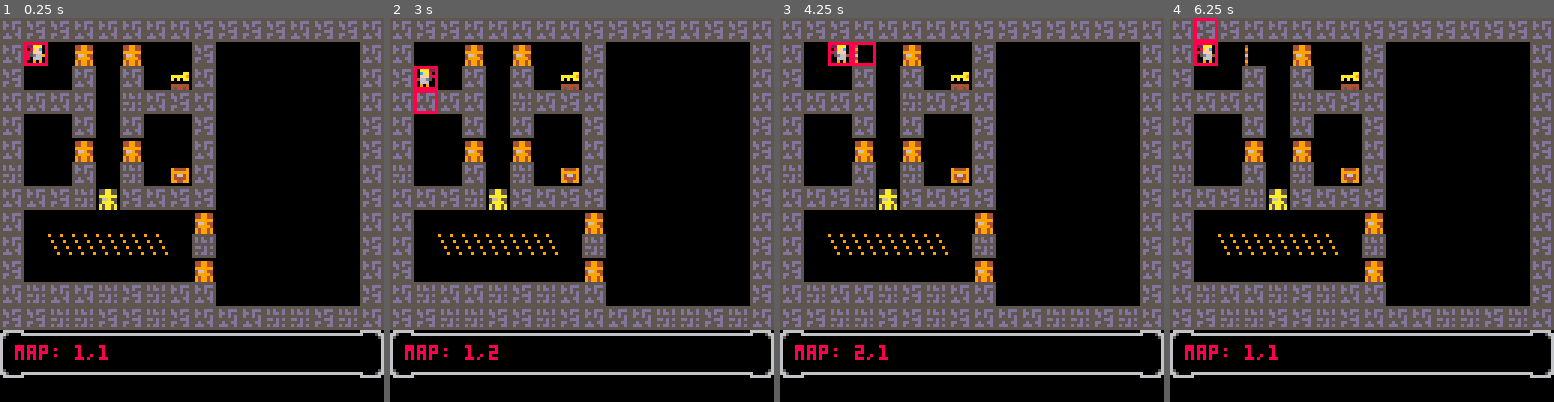
Above: before the commit, frames 1-4 (left to right).
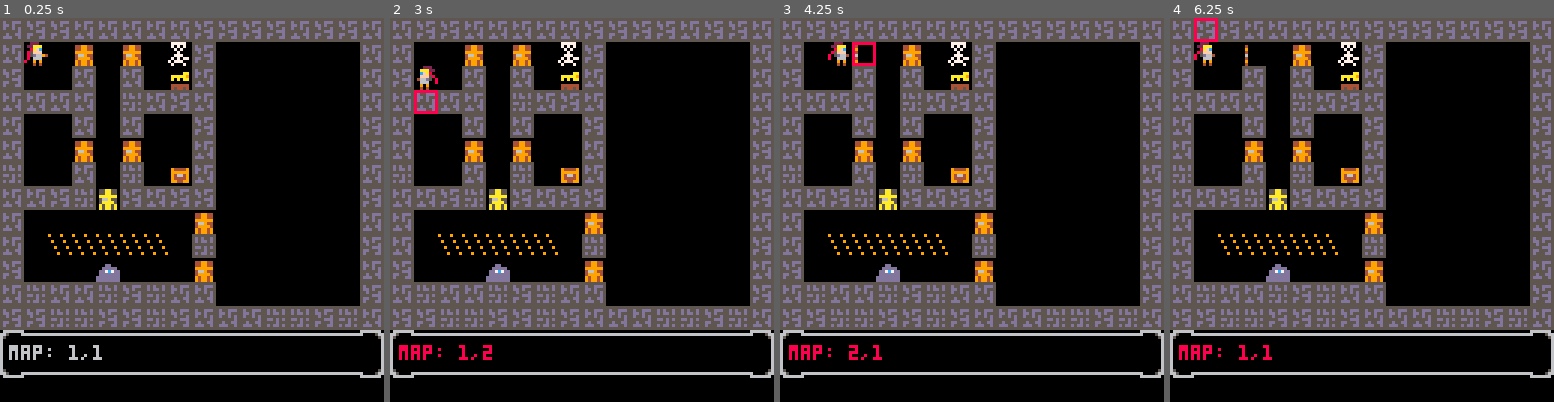
Above: after the commit, the same moments.

Repository: lauripaulo/pico8-games
Game: PICO-8 cartridge carts/yarpg/yarpg.p8
The game is run twice, just before and just after one commit, with the same random seed, the same clock (stepped at 60 frames per second) and the same inputs.
Inputs:
- Up to frame 1 (0.25 s): no input
- Up to frame 2 (3 s): hold Left 1.97-2.37 s; hold Down 2.42-2.82 s; hold Right from 2.87 s (still down)
- Up to frame 3 (4.25 s): release Right at 3.53 s; hold Up 3.58-4.08 s; hold Right from 4.13 s (still down)
- Up to frame 4 (6.25 s): release Right at 4.53 s; hold Down 4.58-5.08 s; hold Left 5.13-5.8 s; hold Up 5.85-6.18 s; hold Left from 6.23 s (still down)

The runs differ from the first frame. In frame 1, 1.0% of the frame differs, in the area x 2-50%, y 6-90%; in frame 2, 0.9%; in frame 3, 0.9%; in frame 4, 0.9%.

Commit message:
Mob kill.

Diff:
--- a/carts/yarpg/yarpg.p8
+++ b/carts/yarpg/yarpg.p8
@@ -22,7 +22,18 @@
 	pxmoved=0,
  keys=0,
  gold=0,
- bpress=false
+ bpress=false,
+ level=1,
+ hp=7
+}
+
+state={
+	spawmobs=true,
+-- update_player=false,
+ update_mobs=false,
+ resolve_collisions=false,
+ moveinmap=false,
+-- movesprs=false
 }
 
 -- init player
@@ -51,6 +62,10 @@
 		or btn(⬅️)
 		or btn(➡️) then
 		me.bpress = true
+
+	 state.update_mobs=true
+	 state.resolve_collisions=true
+	 state.moveinmap=true
 
 		if btn(⬆️) then
 			me.flipx=false
@@ -78,6 +93,9 @@
 -- with map tiles
 --
 function eval_playermove()
+ local mobhit,mob=hit_mob(me)
+ printh("mobhit:"..b2s(mobhit))
+
 	if map_collide(me,0) then
 		if map_collide(me,1) then
 			found_door(me.tomx,me.tomy)
@@ -90,6 +108,13 @@
 		end
 		me.tomx=me.mapx
 		me.tomy=me.mapy
+	elseif mobhit then
+	 printh("-->mob:"..mob.id)
+	 sfx(5)
+		me.tomx=me.mapx
+		me.tomy=me.mapy
+		-- kill mob
+		del(mobs,mob)
 	end
 end
 
@@ -200,24 +225,30 @@
  end
  ob.pxmoved+=1
  if ob.pxmoved==8 then
-  me.bpress=false
  	ob.moving=false
  	ob.pxmoved=0
 		debug={}
+	 state.update_mobs=false
+	 state.resolve_collisions=false
+	 state.moveinmap=false
  end
 end
 
 function resolve_collisions()
-	eval_playermove()
---	eval_mobsmove()
+ if state.resolve_collisions then
+		eval_playermove()
+	 --	eval_mobsmove()
+		state.resolve_collisions=false
+	end
 end
 
 function moveinmap()
- if me.bpress then
+	if state.moveinmap then
 	 -- update screen x,y
 	 me.sprmx=me.x/8 -- map loc.
 	 me.sprmy=me.y/8 -- map loc.
 		calc_map(me)
+		state.moveinmap=false
 	end
 --	for mob in all(mobs) do
 --		calc_map(mob)
@@ -227,42 +258,43 @@
 -- mobs
 
 function spawmobs()
-	if count(mobs)==0 then
+	if state.spawmobs then
+		mob=newmob(7,1,"skeleton")
+		add(mobs,mob)
 		mob=newmob(4,10,"ooze")
 		add(mobs,mob)
+		state.spawmobs=false
 	end
 end
 
 function hit_mob(obj)
 	for mob in all(mobs) do
-		if obj.lm[1]==mob.mapx
-		and obj.lm[2]==mob.mapy then
-			-- moving to mob
-			mob.dr=dr_idle
-			mob.moving=false
-			return mob
-		end
-	end
-	return nil
+	 printh("=-=-=-=-=-=")
+	 printh(mob.name)
+	 printh("mob mx,my: "..mob.mapx..","..mob.mapy)
+	 printh("obj tomx,tomy: "..obj.tomx..","..obj.tomy)
+		if mob.mapx==obj.tomx then
+			if mob.mapy==obj.tomy then
+			 printh("hit mob!! ->"..mob.name)
+			 return true,mob
+			end
+		end
+	end
+	return false,nil
 end
 
 function mob_hit(obj)
 	for mob in all(mobs) do
-		if mob.lm[1]==obj.mapx
-		and mob.lm[2]==obj.mapy then
-			-- moving to obj
-			mob.dr=dr_idle
-			mob.moving=false
-			mob.pxmoved=0
-			return mob
-		end
 	end
 	return nil
 end
 
 function update_mobs()
-	for mob in all(mobs) do
-	 mob.dr=think(mob)
+	if state.update_mobs then
+		for mob in all(mobs) do
+		 mob.dr=think(mob)
+		end
+		state.update_mobs=false
 	end
 end
 
@@ -299,22 +331,35 @@
 function newmob(mx,my,typ)
  mobid+=1
  mob={
-		name=typ,
 		x=mx*8,
 		y=my*8,
 		mapx=mx, -- x in tile map
 		mapy=my, -- y in tile map
-		tomx=0, -- x want to go
-		tomy=0, -- y want to go
+		tomx=mx, -- x want to go
+		tomy=my, -- y want to go
+		sprmx=mx,
+		sprmy=my,
 		tspr=0,
-		sprs={196,197,198}, -- sprites
-		cspr=1,	-- current sprite
-		vspr=.8, -- incr chg sprite
 		flipx=false,
 		moving=false,
 		pxmoved=0,
 	 id=mobid
 	}
+	if typ=="ooze" then
+		mob.sprs={201,202,203}
+		mob.cspr=1
+		mob.vspr=.5
+		mob.name="green ooze"
+		mob.level=3
+		mob.hp=5
+	else
+		mob.sprs={196,197,198}
+		mob.cspr=1
+		mob.vspr=.5
+		mob.name="skeleton"
+		mob.level=2
+		mob.hp=3
+	end
 	return mob
 end
 -->8
@@ -334,6 +379,15 @@
 end
 -->8
 -- draw/update
+
+function _update()
+	spawmobs()
+ update_player()
+ update_mobs()
+ resolve_collisions()
+ moveinmap()
+ movesprs()
+end
 
 function _draw()
 	cls()
@@ -377,20 +431,8 @@
 			spr(6,i*8,13*8,1,1,false,false)
 			spr(6,i*8,14*8,1,1,false,true)
 	end
-	cursor(5,(13*8)+5)
+	cursor(3,(13*8)+5)
 	print("map: "..me.mapx..","..me.mapy)
-end
-
---
--- pico-8 update callback
---
-function _update()
---	spawmobs()
- update_player()
--- update_mobs()
- resolve_collisions()
- moveinmap()
- movesprs()
 end
 __gfx__
 00000000555555550000000000000000000000000666666600000000000000000000000000000000000000000000000000000000000000000000000000000000
@@ -495,8 +537,8 @@
 00dd7cdd00dd77dd0dddc7d000000000000700007707077070070070000000000000000000ddddd0dddddddd0ddddddd05ddd55035d5555035dd5dd300000000
 0ddddddd00ddd7cd0dd77ddd0000000000777000007770000777770000000000000000000dd7c7dddd7c7ddd0dddddd005dddd5305dddd5035ddddd300000000
 dddddddd000ddddd0dddddd00000000007070770000700000007000000000000000080000ddddddd0ddddddddd7c7dd005dddd5535dddd5035ddddd300000000
-ddddddd000dddddd0d00ddd0000000007077700707777700077077000000000000008000dddddddd0dddddddddddddd0055dddd3033333300333333000000000
-ddd000000ddddddd0000ddd0000000000700070000000000700000700000000000008000dddddddd0ddddddd00dddd0003300330033003300330033000000000
+ddddddd000dddddd0d00ddd0000000007077700000777000077077000000000000008000dddddddd0dddddddddddddd0055dddd3033333300333333000000000
+ddd000000ddddddd0000ddd0000000000700070000707000070000700000000000008000dddddddd0ddddddd00dddd0003300330033003300330033000000000
 500000500000000000000000000000007bbb7bb00000000000000000000000000000000006000060060000600000000000000000000000000000000000000000
 0500050500000000000bbbb000000000bbbbbbb00000000000000000dd00dd000000000006000060006006000449944004000000000000000000000000000000
 555555500085800000b7cc7bb7b0000bbb7cc7b70000000045454545dddddd000dd00dd005555550555555550449944009000000000000000000000000000000
@@ -522,7 +564,7 @@
 000000000000000000000000000000000000000000000000000000000000000000000000000000000000000000000000000000005aaa5bbb5ccc5ddd00000000
 00000000000000000000000000000000000000000000000000000000000000000000000000000000000000000000000000000000555555bb555555dd00000000
 __gff__
-0001000000000000000000000000000000010000000000000000000000000000000100000505090900000000000000000000000200000000000000000000000000000000000000000000000000000000000000000000000000000000000000000000000000000000000000000000000000000000000000000000000000000000
+0001000000000000000000000000000000010000000000000000000000000000000100000500090900000000000000000000000200000000000000000000000000000000000000000000000000000000000000000000000000000000000000000000000000000000000000000000000000000000000000000000000000000000
 0000000000000001010101010101000000000000000000010101010101010000000000000000000101010101010100000000000000000000000000000000000000000000000000030000000000000000000000000000000000000003020000000302000000000000000000000000000000000000000000000000000000000000
 __map__
 0111110101010101111111110111110100000000000000000000000000000000000000000000000000000000000000000000000000000000000000000000000000000000000000000000000000000000000000000000000000000000000000000000000000000000000000000000000000000000000000000000000000000000
Not shown, changed: the sound effects (__sfx__) section of carts/yarpg/yarpg.p8
